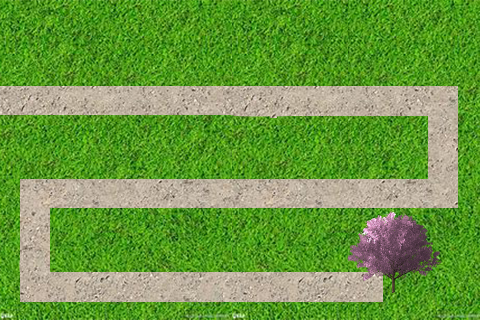
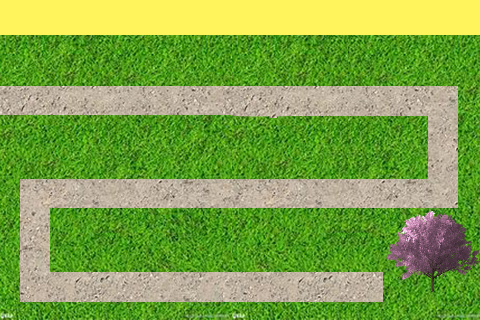
Layered file, before and after one edit (480×320). Changes by layer:
painted on "图层 8" over left=347, top=210, right=480, bottom=293
painted on "图层 6" over left=0, top=0, right=480, bottom=35
